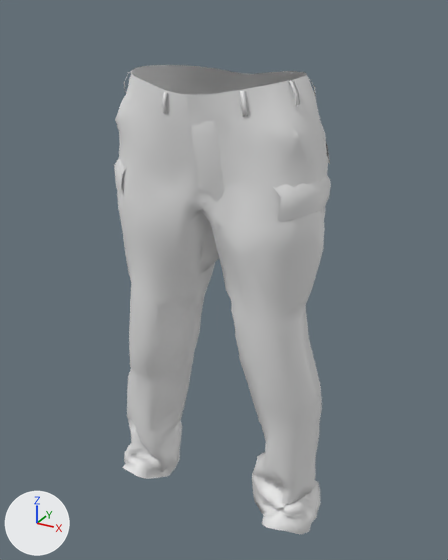
The FBX model unity/Assets/SecondFace/People/Player/player_f__elvs_emt_uniform_pants_female.fbx as it was, and as the next commit left it.
Rendered twice from a 50 mm camera at (0.555, -1.021, 1.057) aimed at (-0.004, -0.006, 0.549). Arrows for +X, +Y and +Z are at lower left; the lights stay in place. The older version comes first. Objects named as collision shapes, trigger or cutter boxes, shadow casters or lower levels of detail are left out.

Names of what the first picture shows: 'Cloth_elvs_emt_uniform_pants_female_LOD0'.
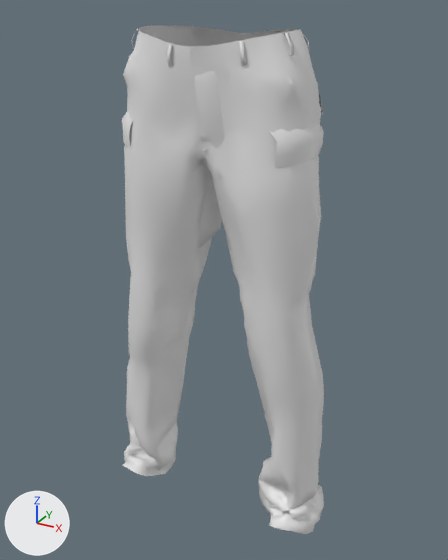
The newer file adds a shape key; the second version is drawn at full value of the shape key 'body-legs-incr' of 'Cloth_elvs_emt_uniform_pants_female_LOD0', and the change is written as the vertex moves it makes.

Edits to the bpy script that builds the scene:
```text
Change me_cloth_elvs_emt_uniform_pants_female_lod0:
    used by ob_cloth_elvs_emt_uniform_pants_female_lod0; location = (0.0, 0.0, 0.0)
    remove me_cloth_elvs_emt_uniform_pants_female_lod0.from_pydata(...)  # 2215 vertices, 3999 faces; spans x -0.238..0.238, y -0.144..0.112, z 0.024..0.958
    add me_cloth_elvs_emt_uniform_pants_female_lod0.from_pydata(...)  # 2215 vertices, 3999 faces; spans x -0.245..0.245, y -0.13..0.102, z 0.022..1.027
    me_cloth_elvs_emt_uniform_pants_female_lod0 part 1: the loose piece of 26 vertices spanning x 0.033..0.185, y 0.032..0.111, z 0.797..0.859 is multiplied about its middle by the matrix ((0.907, -0.002, -0.007), (0.001, 0.907, -0.01), (0.007, 0.01, 0.907)), then moved by (-0.011, -0.006, 0.082)
    me_cloth_elvs_emt_uniform_pants_female_lod0 part 2: the loose piece of 13 vertices spanning x -0.051..-0.037, y -0.141..-0.13, z 0.892..0.93 is scaled about its middle by (0.905, 0.961, 0.901), then moved by (0.004, 0.013, 0.074)
    me_cloth_elvs_emt_uniform_pants_female_lod0 part 3: the loose piece of 13 vertices spanning x 0.088..0.105, y -0.129..-0.119, z 0.899..0.938 is scaled about its middle by (0.909, 1, 0.9), then moved by (-0.01, 0.012, 0.073)
    me_cloth_elvs_emt_uniform_pants_female_lod0 part 4: the loose piece of 13 vertices spanning x 0.152..0.173, y -0.087..-0.075, z 0.914..0.952 is scaled about its middle by (0.946, 0.916, 0.899), then moved by (-0.016, 0.008, 0.072)
    me_cloth_elvs_emt_uniform_pants_female_lod0 part 5: the loose piece of 13 vertices spanning x 0.142..0.166, y 0.003..0.017, z 0.914..0.954 is scaled about its middle by (0.928, 0.909, 0.897), then moved by (-0.015, -0.001, 0.072)
    me_cloth_elvs_emt_uniform_pants_female_lod0 part 6: 2066 of 2215 vertices moved; they spanned x -0.238..0.238, y -0.144..0.105, z 0.024..0.958 and now span x -0.245..0.245, y -0.13..0.095, z 0.022..1.027; mean shift (0.0, 0.003, 0.043); largest move (-0.006, 0.001, 0.716) -> (-0.004, 0.002, 0.807)
    other edits to the shape of me_cloth_elvs_emt_uniform_pants_female_lod0 do not show in these pictures
```

Boxes [x1, y1, x2, y2] around the edits, measured in the pictures (448 x 560 px; the box of a moved part takes in the faces that stretch with it):
'Cloth_elvs_emt_uniform_pants_female_LOD0', reshaped (7% narrower, 9% taller)
    before: [114, 65, 331, 534]
    after: [122, 25, 324, 534]
part 1 of me_cloth_elvs_emt_uniform_pants_female_lod0, moved or reshaped (mostly hidden)
    before: [326, 143, 330, 164]
    after: [319, 95, 323, 115]
part 2 of me_cloth_elvs_emt_uniform_pants_female_lod0, moved or reshaped
    before: [161, 92, 167, 114]
    after: [167, 45, 172, 66]
part 3 of me_cloth_elvs_emt_uniform_pants_female_lod0, moved or reshaped
    before: [240, 91, 248, 116]
    after: [239, 42, 247, 66]
part 4 of me_cloth_elvs_emt_uniform_pants_female_lod0, moved or reshaped
    before: [289, 80, 300, 106]
    after: [285, 32, 294, 56]
part 5 of me_cloth_elvs_emt_uniform_pants_female_lod0, moved or reshaped
    before: [304, 74, 316, 98]
    after: [301, 31, 309, 51]
part 6 of me_cloth_elvs_emt_uniform_pants_female_lod0, moved or reshaped
    before: [114, 65, 331, 534]
    after: [122, 25, 324, 534]
